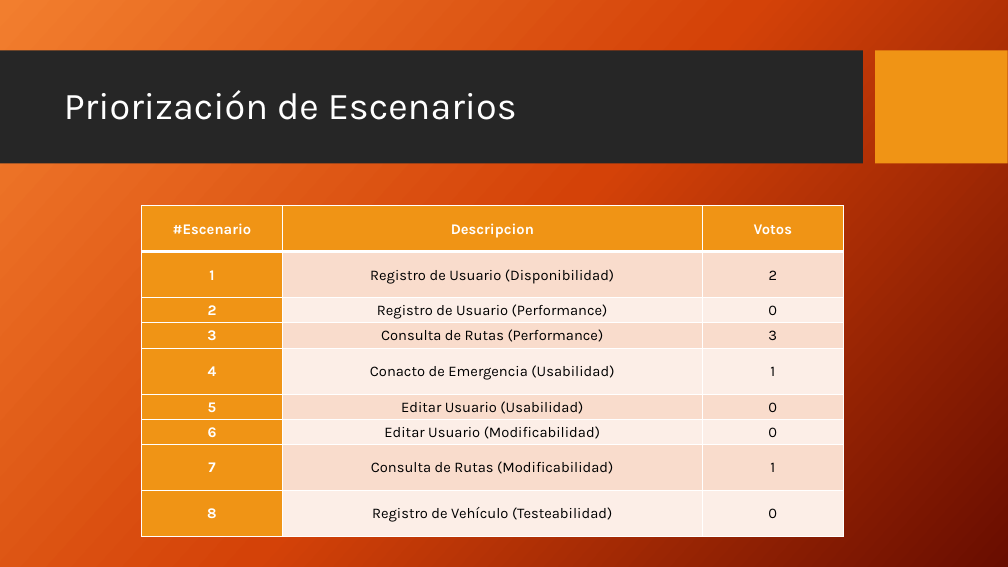
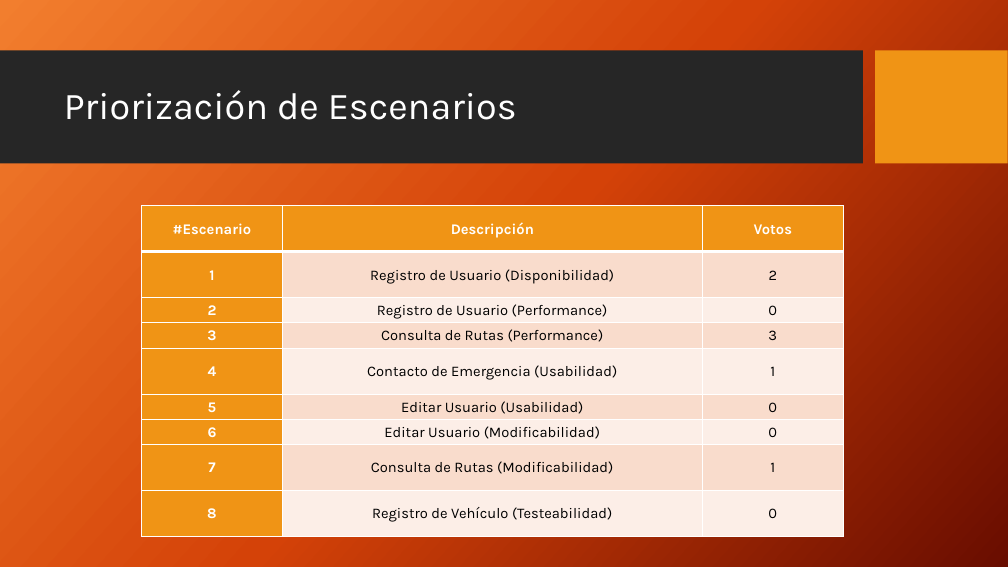
Before and after one commit to GesekCore/Arquitectura-de-Software-2015-01, a slide deck: slide 12 of TB03-Arquitectura-de-Software.pptx. Drawn at 1008x567 pixels with LibreOffice and Linux fonts; fonts in the diff are those of the drawing; background and template pictures are left out. Boxes give left, top, right and bottom in pixels: in the first picture for what was removed or moved away, otherwise in the second. Text is boxed around its words. In the diff, an @@ line names an element or a change of style, - is before the commit and + after.

Commit message:
Corrección ppt

```diff
--- a/TB03-Arquitectura-de-Software.pptx
+++ b/TB03-Arquitectura-de-Software.pptx
@@ table at <box>141,206,843,537</box> @@
-row 1, column 2: Descripcion
+row 1, column 2: Descripción
-row 5, column 2: Conacto de Emergencia (Usabilidad)
+row 5, column 2: Contacto de Emergencia (Usabilidad)
```
Also in this commit, not shown: 1 other file.
